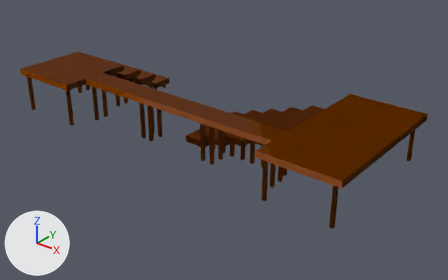
Before and after pictures for a commit that changed the COLLADA model data/staircases_koroibot.dae.
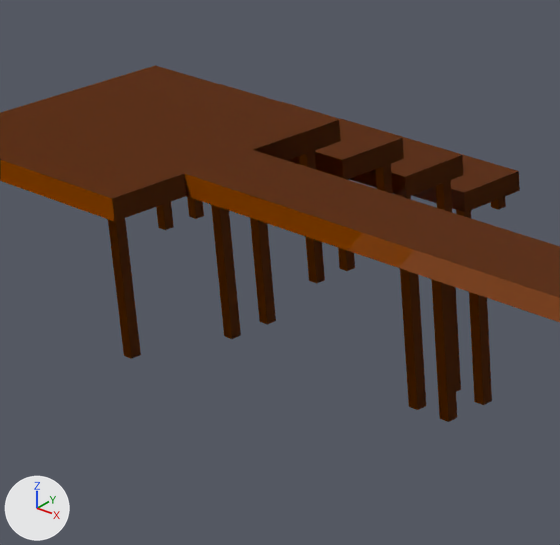
The first picture shows the older version from a 50 mm camera at (5.03, -4.91, 3.45) aimed at (0.53, 0.72, -0.03). The close-ups show both versions on the part from 9% to 40% of the width and 12% to 62% of the height of that picture; other places that the commit changed are outside them. Lighting does not change. The marker at lower left points along +X, +Y and +Z. Where no turn or scale is listed for an object, it has been applied to the vertices.

In view in the first close-up: 'node.007', 'node.008', 'node.009', 'node.010', 'node.011', 'node.012', 'node.042', 'node.043', 'node.045', 'node.046', 'node.047', 'node.048', 'node.049', 'node.050', 'node.052', 'node.053', 'node.054', 'node.055'.
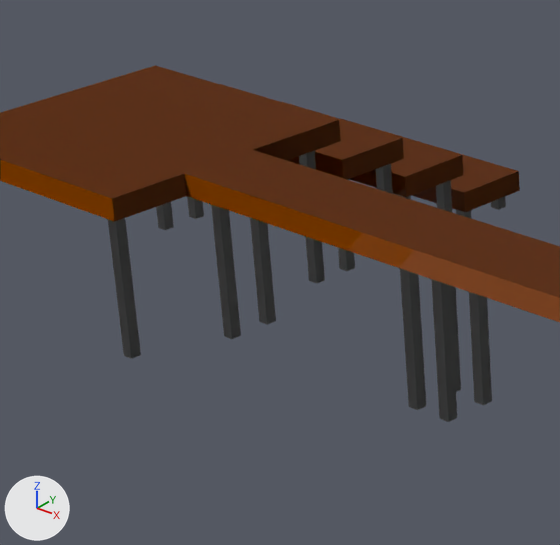
Edits to the bpy script that builds the scene:
```text
Add mat_material_gray:
    mat_material_gray = principled_material('Material-gray')
    mat_material_gray.base_color = (0.604, 0.604, 0.604)  # light grey #cccccc
    mat_material_gray.roughness = 0.9
Change me_node_008:
    where me_node_008.from_pydata(...)  # 8 vertices, 6 faces; spans x 0.0..0.04, y -0.02..0.02, z 0.0..0.52
    remove me_node_008.materials.append(mat_material)  # orange #cc6600
    add me_node_008.materials.append(mat_material_gray)  # light grey #cccccc
Change me_node_009:
    where me_node_009.from_pydata(...)  # 8 vertices, 6 faces; spans x 0.0..0.04, y -0.02..0.02, z 0.0..0.37
    remove me_node_009.materials.append(mat_material)  # orange #cc6600
    add me_node_009.materials.append(mat_material_gray)  # light grey #cccccc
```

Where the change shows, as pixel boxes [x1, y1, x2, y2] in the close-ups (560 x 545 px):
'node.042', recoloured
    both: [432, 279, 457, 422]
'node.045', recoloured
    both: [400, 269, 426, 410]
'node.050', recoloured
    both: [108, 218, 141, 359]
'node.046', recoloured
    both: [211, 205, 241, 339]
'node.043', recoloured
    both: [469, 292, 492, 405]
'node.047', recoloured
    both: [250, 218, 276, 324]
'node.049', recoloured
    both: [299, 151, 325, 284]
'node.048', recoloured
    both: [450, 285, 461, 392]
'node.055', recoloured
    both: [376, 164, 393, 194]
'node.052', recoloured
    both: [156, 202, 174, 230]
'node.053', recoloured
    both: [338, 248, 355, 271]
'node.054', recoloured
    both: [187, 196, 204, 219]
